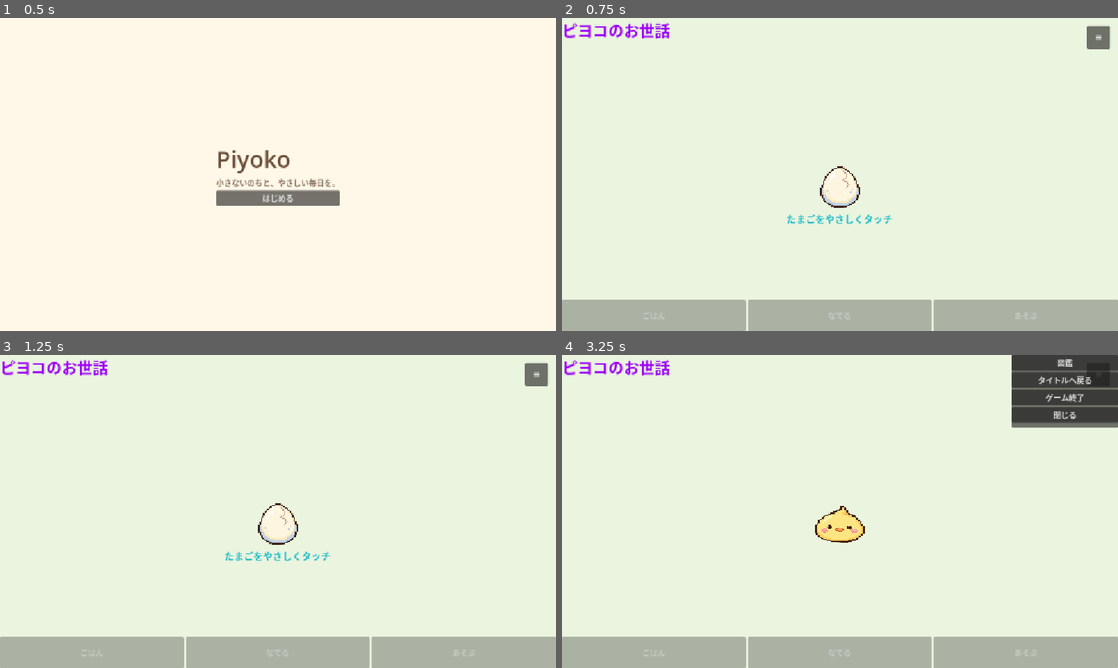
Above: before the commit, frames 1-4 (two rows, left to right).
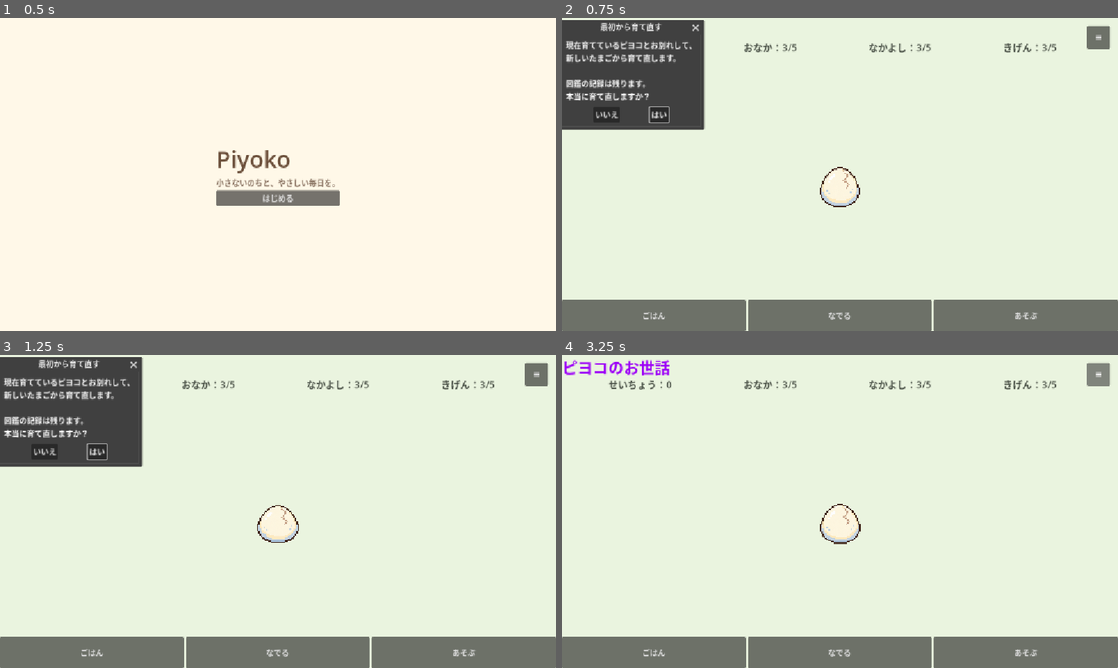
Above: after the commit, the same moments.

Repository: dasasa213/piyoko
Game: Godot game, scene res://scenes/main.tscn
Same seed, same stepped clock (60 frames per second), same inputs: the game is played once before the commit and once after it.
Inputs (mouse positions are in pixels of both pictures, inside the frame that each line leads up to):
- Up to frame 1 (0.5 s): no input
- Up to frame 2 (0.75 s): click "はじめる" at 0.5 s
- Up to frame 3 (1.25 s): no input
- Up to frame 4 (3.25 s): click (606, 452) at 1.25 s, where only the run after the commit has a clickable "いいえ"; click (840, 520) at 2 s; click "≡" at 2.75 s

Frame 1 is identical in both runs. In frame 2, 20% of the frame differs, in the area x 0-100%, y 0-100%; in frame 3, 20%; in frame 4, 15%.
Error after the commit: Parse Error: Identifier "_on_reset_confirmed" not declared in the current scope. (res://scripts/game.gd:93)

Commit message:
リセットメニュー

Diff:
--- a/scenes/game.tscn
+++ b/scenes/game.tscn
@@ -466,6 +466,10 @@
 layout_mode = 2
 text = "図鑑"
 
+[node name="ResetButton" type="Button" parent="GameMenuPanel/GameMenu" unique_id=903147308]
+layout_mode = 2
+text = "最初から"
+
 [node name="BackToTitleButton" type="Button" parent="GameMenuPanel/GameMenu" unique_id=1730399478]
 layout_mode = 2
 text = "タイトルへ戻る"
@@ -477,3 +481,17 @@
 [node name="CloseMenuButton" type="Button" parent="GameMenuPanel/GameMenu" unique_id=327086181]
 layout_mode = 2
 text = "閉じる"
+
+[node name="ResetConfirmDialog" type="ConfirmationDialog" parent="." unique_id=754545064]
+oversampling_override = 1.0
+title = "最初から育て直す"
+position = Vector2i(0, 36)
+size = Vector2i(287, 184)
+visible = true
+ok_button_text = "はい"
+dialog_text = "現在育てているピヨコとお別れして、
+新しいたまごから育て直します。
+
+図鑑の記録は残ります。
+本当に育て直しますか？"
+cancel_button_text = "いいえ"
--- a/scripts/game.gd
+++ b/scripts/game.gd
@@ -83,6 +83,14 @@
 
 	$GameMenuPanel/GameMenu/CollectionButton.pressed.connect(
 		_on_collection_button_pressed
+	)
+
+	$GameMenuPanel/GameMenu/ResetButton.pressed.connect(
+		_on_reset_button_pressed
+	)
+
+	$ResetConfirmDialog.confirmed.connect(
+		_on_reset_confirmed
 	)
 
 	#③ローした状態画面へ反映
@@ -417,3 +425,8 @@
 
 func _on_collection_button_pressed() -> void:
 	get_tree().change_scene_to_file("res://scenes/collection.tscn")
+
+
+func _on_reset_button_pressed() -> void:
+	$GameMenuPanel.hide()
+	$ResetConfirmDialog.popup_centered()
--- a/scripts/piyoko.gd
+++ b/scripts/piyoko.gd
@@ -203,34 +203,37 @@
 
 
 func determine_adult_type() -> void:
-	var feed_count := shortcake_count + onigiri_count + broccoli_count
-
-	if feed_count >= pet_count and feed_count >= play_count:
-		adult_type = "sweets"
-
-	elif pet_count >= feed_count and pet_count >= play_count:
-		adult_type = "love"
-
-	else:
-		if play_success_count > play_failure_count:
+	match child_type:
+		"food":
+			adult_type = "sweets"
+
+		"play":
 			adult_type = "champion"
-		else:
+
+		"pet":
+			adult_type = "love"
+
+		"balance":
+			adult_type = "challenger"
+
+		_:
+			# 想定外の場合の保険
 			adult_type = "challenger"
 
 
 func get_child_type_name() -> String:
 	match child_type:
 		"food":
-			return "ごはんピヨコ"
+			return "ごはんぴよこ"
 
 		"play":
-			return "あそびピヨコ"
+			return "やんちゃぴよこ"
 
 		"pet":
-			return "なでなでピヨコ"
+			return "あまえぴよこ"
 
 		"balance":
-			return "バランスピヨコ"
+			return "へいきんぴよこ"
 
 		_:
 			return ""
@@ -239,16 +242,16 @@
 func get_adult_type_name() -> String:
 	match adult_type:
 		"sweets":
-			return "スウィートタイプ"
+			return "すいーつぴよこ"
+
+		"champion":
+			return "ちゃんぷぴよこ"
+
+		"challenger":
+			return "ふぁいとぴよこ"
 
 		"love":
-			return "ラブタイプ"
-
-		"champion":
-			return "チャンピオンピヨコ"
-
-		"challenger":
-			return "チャレンジャーピヨコ"
+			return "らぶぴよこ"
 
 		_:
 			return ""
